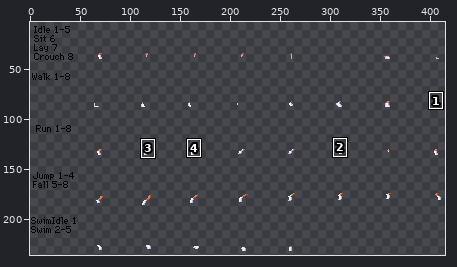
Two versions of one sprite sheet, humanoid/wr/flareon/legs/hindlegBack.png. Above, an overview of the earlier version with the close-up marked.
Close-up. Before the edit:
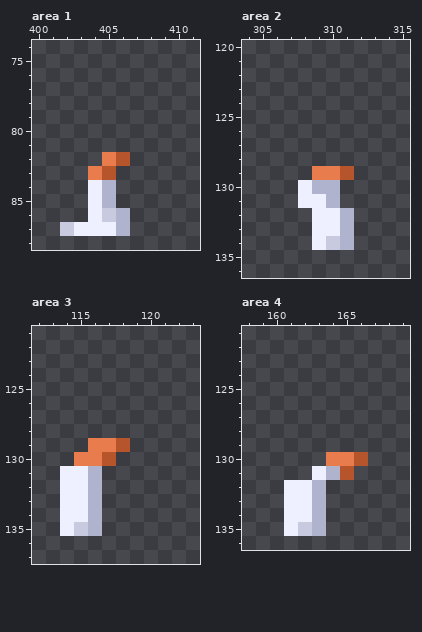
The file is 432x240 pixels. Shown: area 1: x 400..411, y 74..88; area 2: x 304..315, y 120..136; area 3: x 112..123, y 121..137; area 4: x 158..169, y 121..136. The wide view leaves out empty margins. The commit also changed other parts of the picture, which this record leaves out.
After:
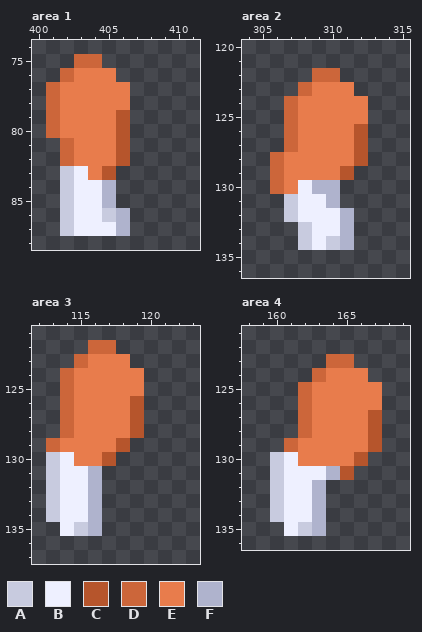
Palette (. is transparent): A #c8cbdf  B #eef0ff  C #b6552c  D #cc663a  E #e87c4c  F #afb3cd
The exact change:
--- area 1
@@ x 400..411 @@
 74 ............
-75 ............
-76 ............
-77 ............
-78 ............
-79 ............
-80 ............
-81 ............
-82 .....EC.....
-83 ....EC......
-84 ....BF......
-85 ....BF......
-86 ....BAF.....
+75 ...DD.......
+76 ..DEEE......
+77 .DEEEEE.....
+78 .DEEEEE.....
+79 .DEEEEC.....
+80 .DEEEEC.....
+81 ..DEEEC.....
+82 ..DEEEC.....
+83 ..ABEC......
+84 ..ABBF......
+85 ..ABBF......
+86 ..ABBAF.....
 87 ..ABBBF.....
--- area 2
@@ x 304..315 @@
 121 ............
-122 ............
-123 ............
-124 ............
-125 ............
-126 ............
-127 ............
-128 ............
-129 .....EEC....
-130 ....BFF.....
-131 ....BBF.....
-132 .....BBF....
-133 .....BBF....
-134 .....BAF....
+122 .....DD.....
+123 ....DEEE....
+124 ...DEEEEE...
+125 ...DEEEEE...
+126 ...DEEEEC...
+127 ...DEEEEC...
+128 ..DEEEEEC...
+129 ..DEEEEC....
+130 ..DEBFF.....
+131 ...ABBF.....
+132 ...ABBBF....
+133 ....ABBF....
+134 ....ABAF....
 135 ............
--- area 3
@@ x 112..123 @@
 121 ............
-122 ............
-123 ............
-124 ............
-125 ............
-126 ............
-127 ............
-128 ............
-129 ....EEC.....
-130 ...EEC......
-131 ..BBF.......
-132 ..BBF.......
-133 ..BBF.......
-134 ..BBF.......
+122 ....DD......
+123 ...DEEE.....
+124 ..DEEEEE....
+125 ..DEEEEE....
+126 ..DEEEEC....
+127 ..DEEEEC....
+128 ..DEEEEC....
+129 .DEEEEC.....
+130 .ABEEC......
+131 .ABBF.......
+132 .ABBF.......
+133 .ABBF.......
+134 .ABBF.......
 135 ..BAF.......
--- area 4
@@ x 158..169 @@
 122 ............
-123 ............
-124 ............
-125 ............
-126 ............
-127 ............
-128 ............
-129 ............
-130 ......EEC...
-131 .....BFC....
-132 ...BBF......
-133 ...BBF......
-134 ...BBF......
+123 ......DD....
+124 .....DEEE...
+125 ....DEEEEE..
+126 ....DEEEEE..
+127 ....DEEEEC..
+128 ....DEEEEC..
+129 ...DEEEEEC..
+130 ..ABEEEEC...
+131 ..ABBBFC....
+132 ..ABBF......
+133 ..ABBF......
+134 ..ABBF......
 135 ...BAF......
